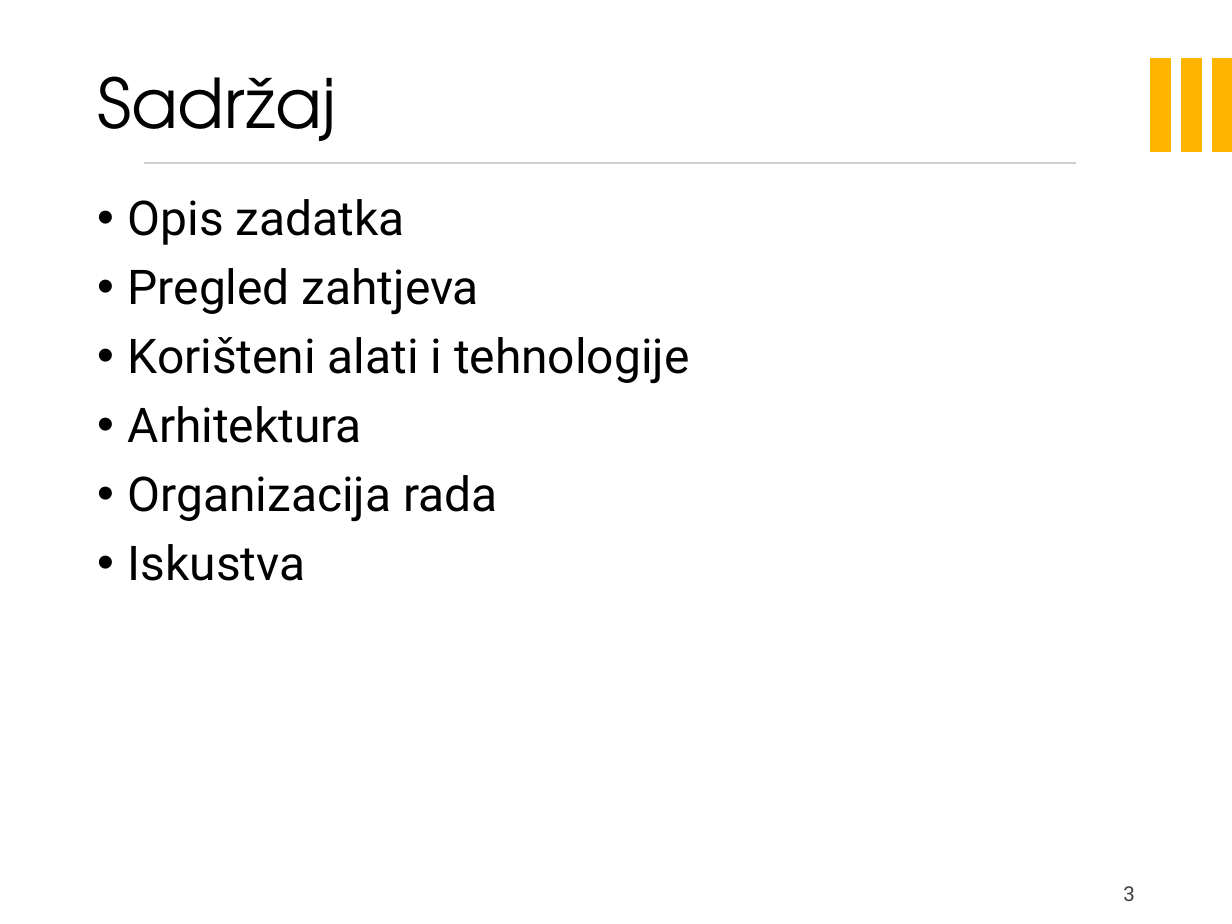
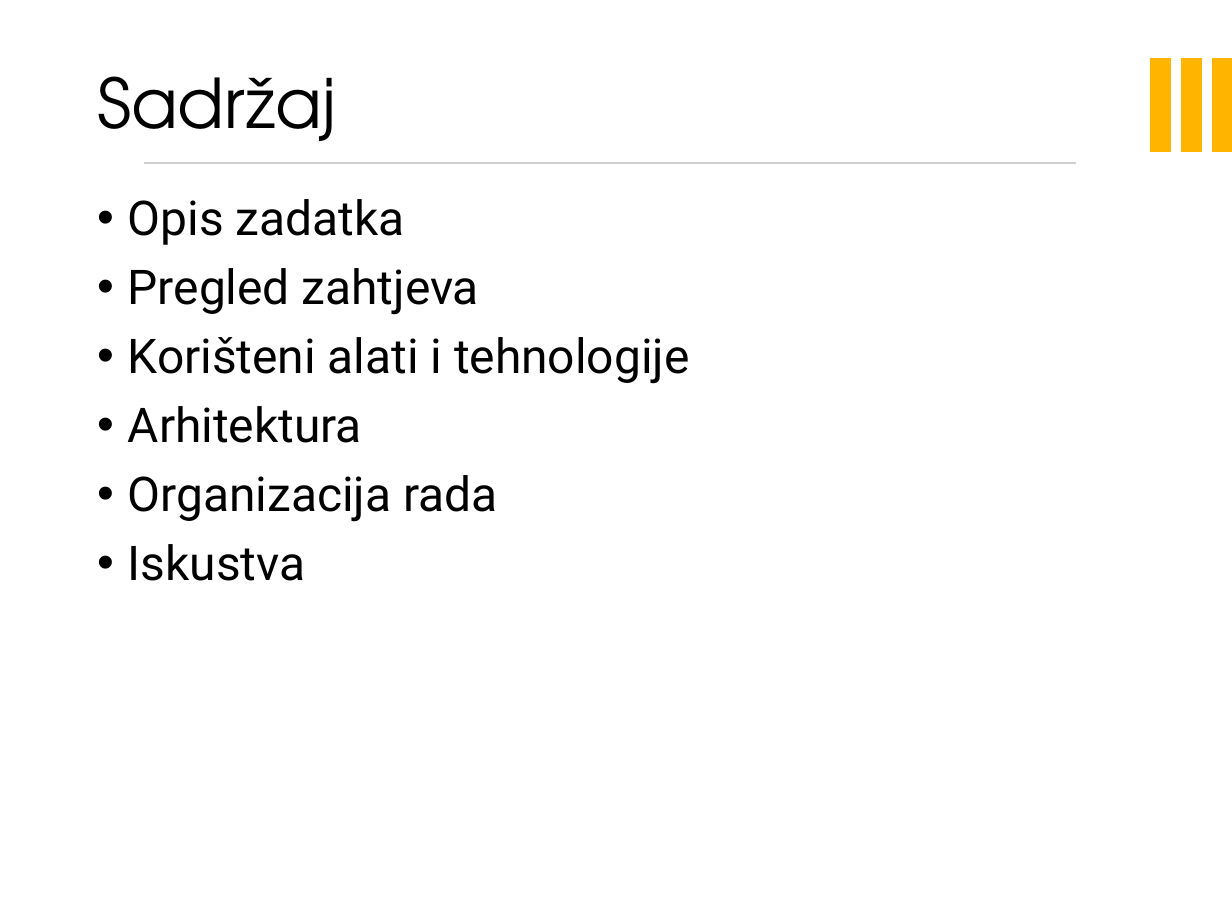
Before and after one commit to velimirkovacic/software_engineering_project, a slide deck: slide 3 of Dokumentacija/Prezentacija/EventkoPreza.pptx. Drawn at 1232x924 pixels with LibreOffice and Linux fonts; fonts in the diff are those of the drawing; background and template pictures are left out. Boxes give left, top, right and bottom in pixels: in the first picture for what was removed or moved away, otherwise in the second. Text is boxed around its words. In the diff, an @@ line names an element or a change of style, - is before the commit and + after.

```diff
--- a/Dokumentacija/Prezentacija/EventkoPreza.pptx
+++ b/Dokumentacija/Prezentacija/EventkoPreza.pptx
@@ page number removed at <box>1123,886,1135,901</box> @@
-3
```
Also in this commit, not shown: 1 other slide changed, 4 slides added, 2 slides removed.
